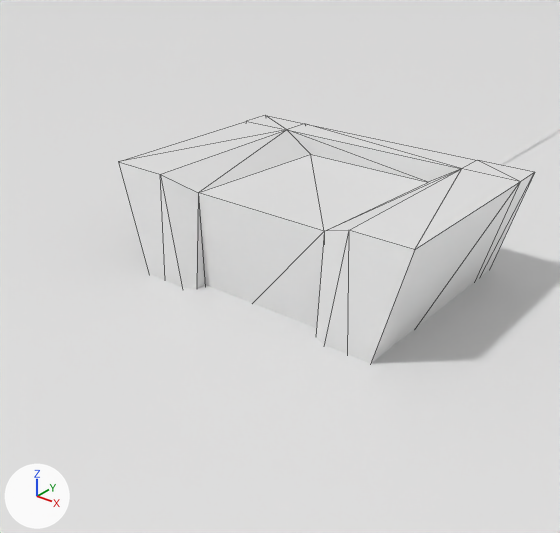
The Blender file blender/weapons.blend, before and after one commit.
One viewpoint serves both versions: a camera (50 mm lens) standing at (1.122, -1.581, 0.954) and looking at (-0.091, -0.065, 0.014). Lighting does not change. The marker at lower left points along +X, +Y and +Z. Mesh edges are drawn as thin lines on the coarser meshes.

In view in the first picture: 'enviroment', 'robot1'.
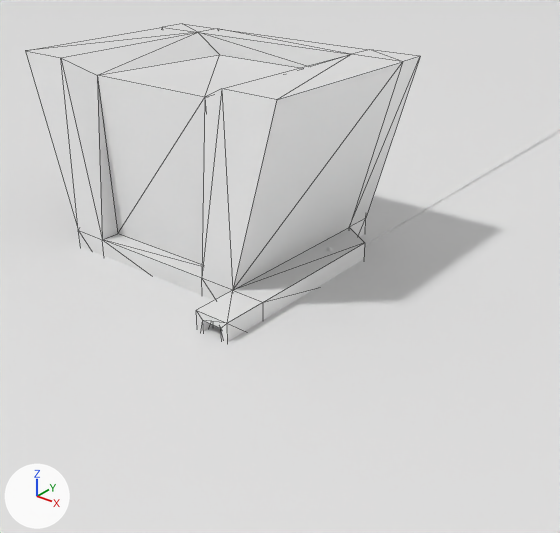
Where the change shows, as pixel boxes [x1, y1, x2, y2] in the pictures (560 x 533 px):
'robot1', moved: before [118, 115, 535, 364]; after [25, 24, 420, 342]

What the commit changed:
Object 'robot1' (ob_robot1) moves from (0.0, 0.0, 0.0) to (-0.355, 0.0, 0.249).
